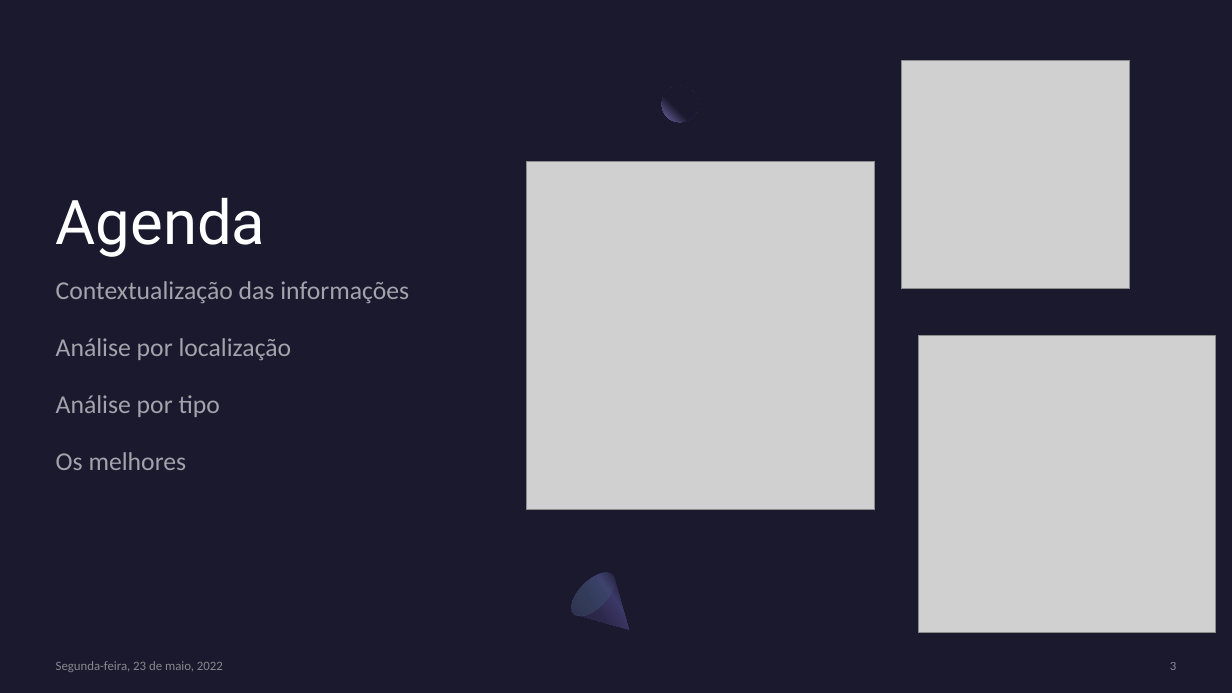
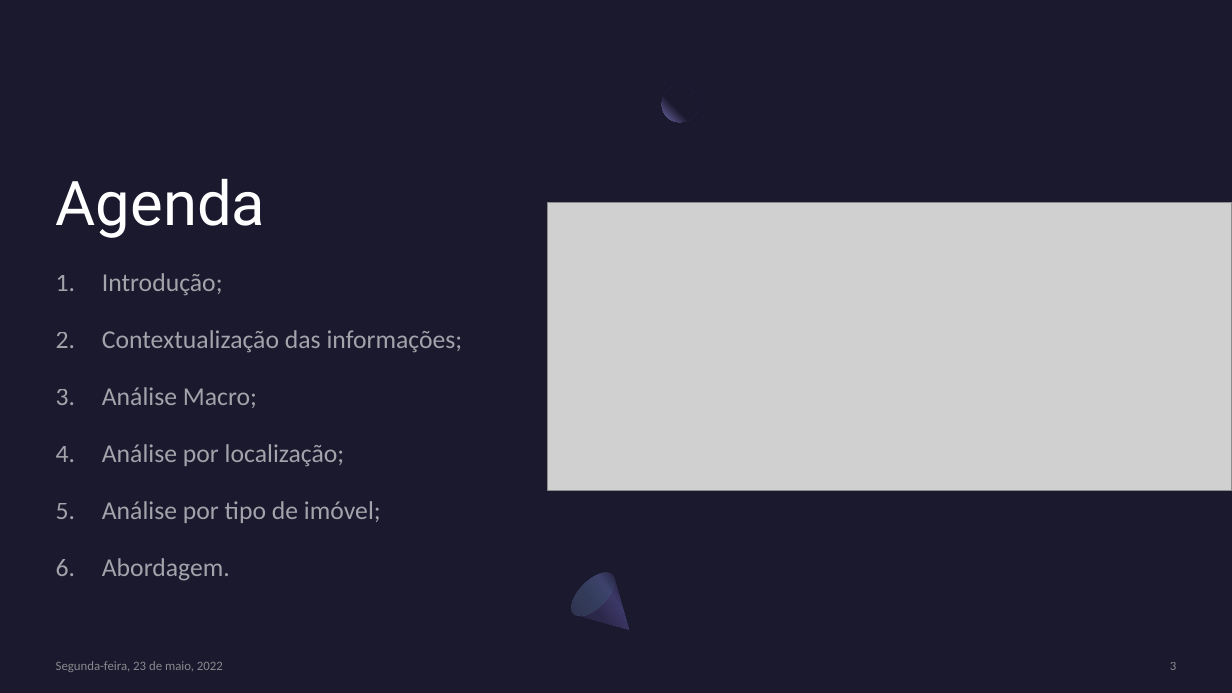
Before and after one commit to lidiambsouza/price_properties, a slide deck: slide 3 of Modelo Imobiliário.pptx. Drawn at 1232x693 pixels with LibreOffice and Linux fonts; fonts in the diff are those of the drawing; grey boxes stand for pictures. Boxes give left, top, right and bottom in pixels: in the first picture for what was removed or moved away, otherwise in the second. Text is boxed around its words. In the diff, an @@ line names an element or a change of style, - is before the commit and + after.

```diff
--- a/Modelo Imobiliário.pptx
+++ b/Modelo Imobiliário.pptx
@@ title "Agenda": place and size @@
-title "Agenda" at [56, 197, 265, 257]
+title "Agenda" at [56, 178, 265, 238]
@@ picture removed at [901, 60, 1130, 289] @@
@@ picture removed at [527, 162, 875, 510] @@
@@ picture added at [548, 202, 1232, 491] @@
@@ text at [102, 273, 463, 581]: text changed @@
-Contextualização das informações
-Análise por localização
-Análise por tipo
-Os melhores
+1. Introdução;
+2. Contextualização das informações;
+3. Análise Macro;
+4. Análise por localização;
+5. Análise por tipo de imóvel;
+6. Abordagem.
@@ picture removed at [919, 336, 1215, 633] @@
```
Also in this commit, not shown: 16 other slides changed, 1 slide added, 1 slide removed.
